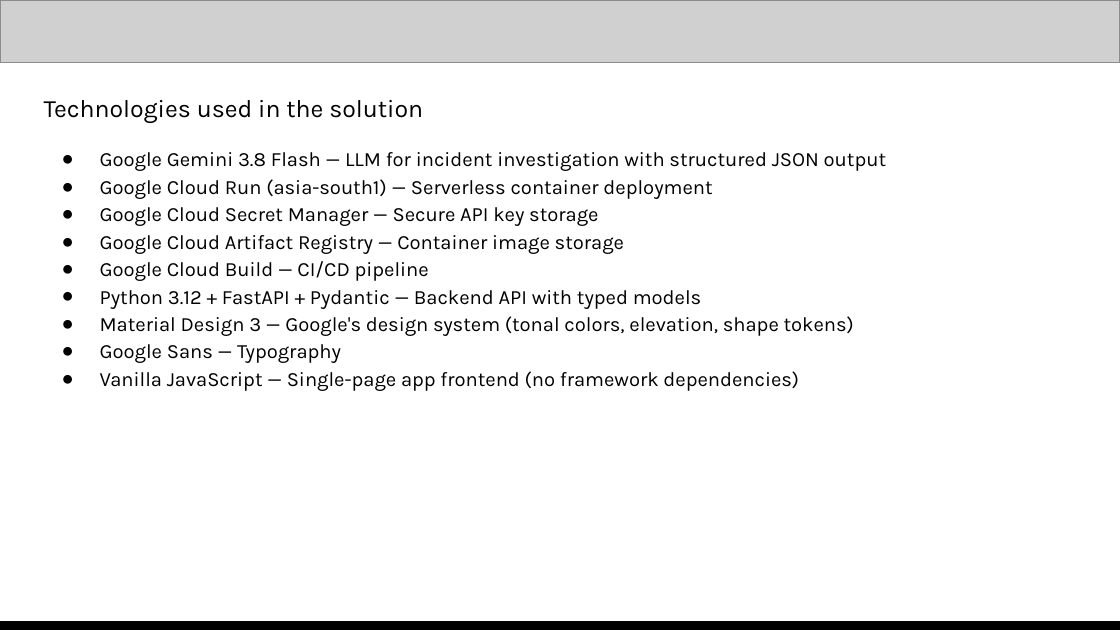
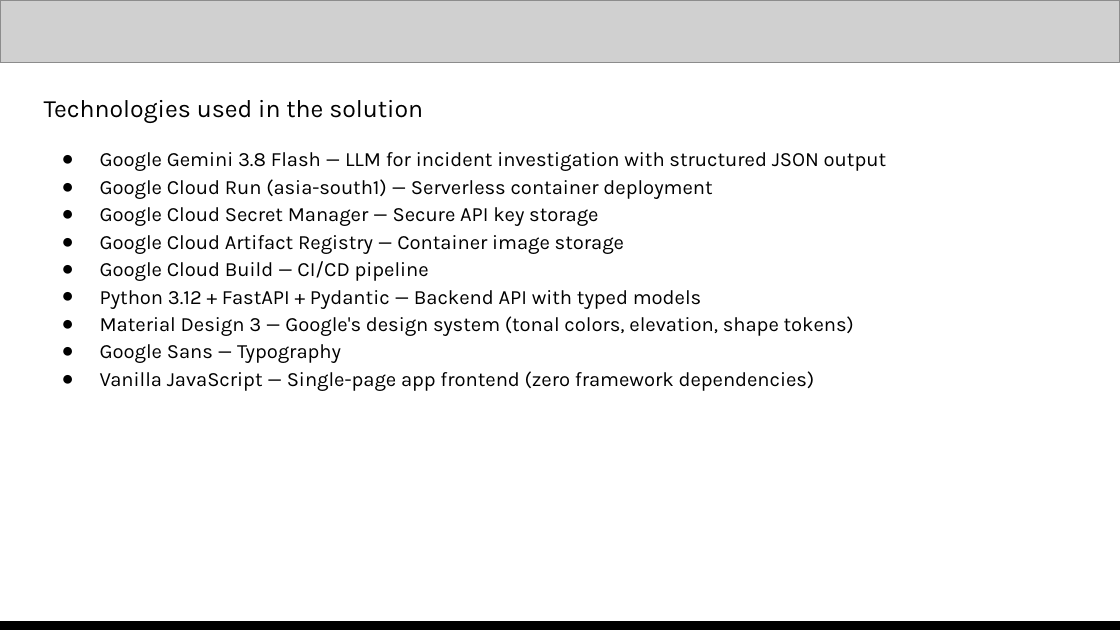
Before and after one commit to Akshada-Porje/MetisRealityGraph, a slide deck: slide 9 of MetisRealityGraph.pptx. Drawn at 1120x630 pixels with LibreOffice and Linux fonts; fonts in the diff are those of the drawing; grey boxes stand for pictures. Boxes give left, top, right and bottom in pixels: in the first picture for what was removed or moved away, otherwise in the second. Text is boxed around its words. In the diff, an @@ line names an element or a change of style, - is before the commit and + after.

```diff
--- a/MetisRealityGraph.pptx
+++ b/MetisRealityGraph.pptx
@@ text at (x1=100, y1=371, x2=815, y2=391): text changed @@
-● Vanilla JavaScript — Single-page app frontend (no framework dependencies)
+● Vanilla JavaScript — Single-page app frontend (zero framework dependencies)
```
Also in this commit, not shown: 11 other slides changed.
